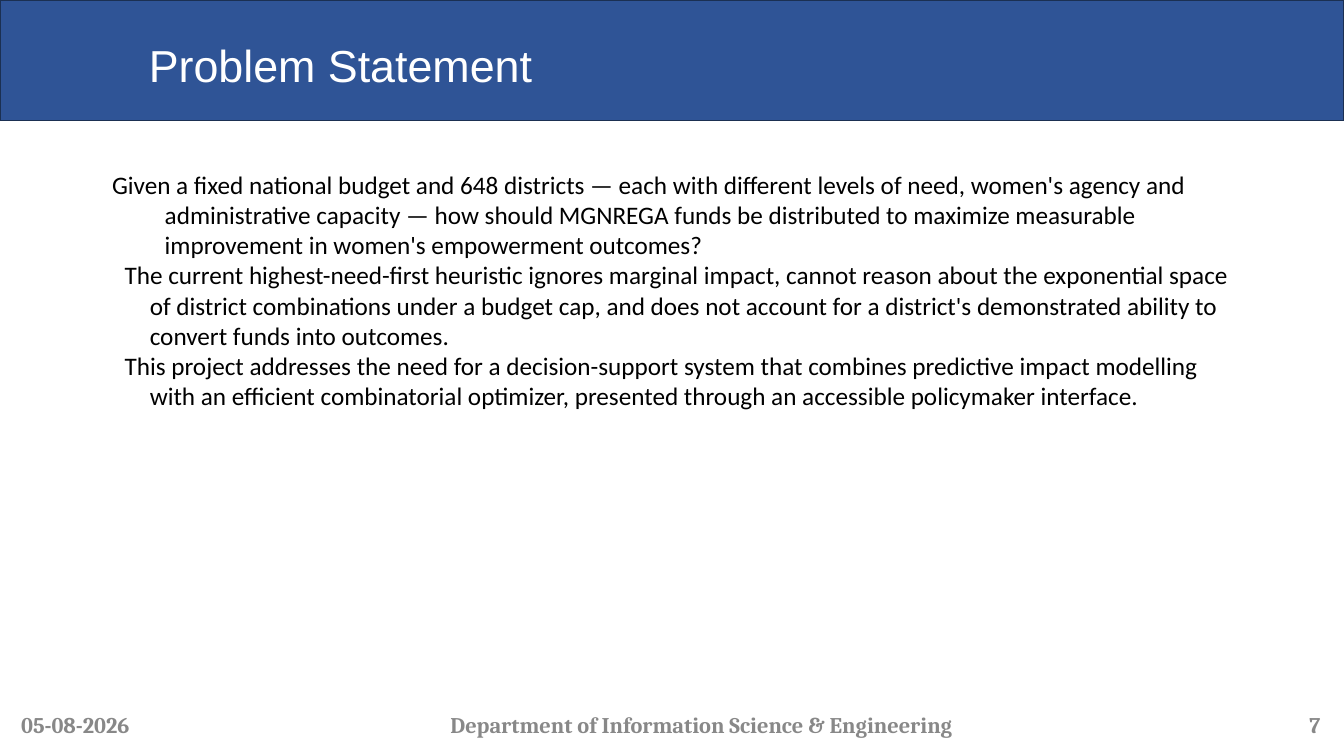
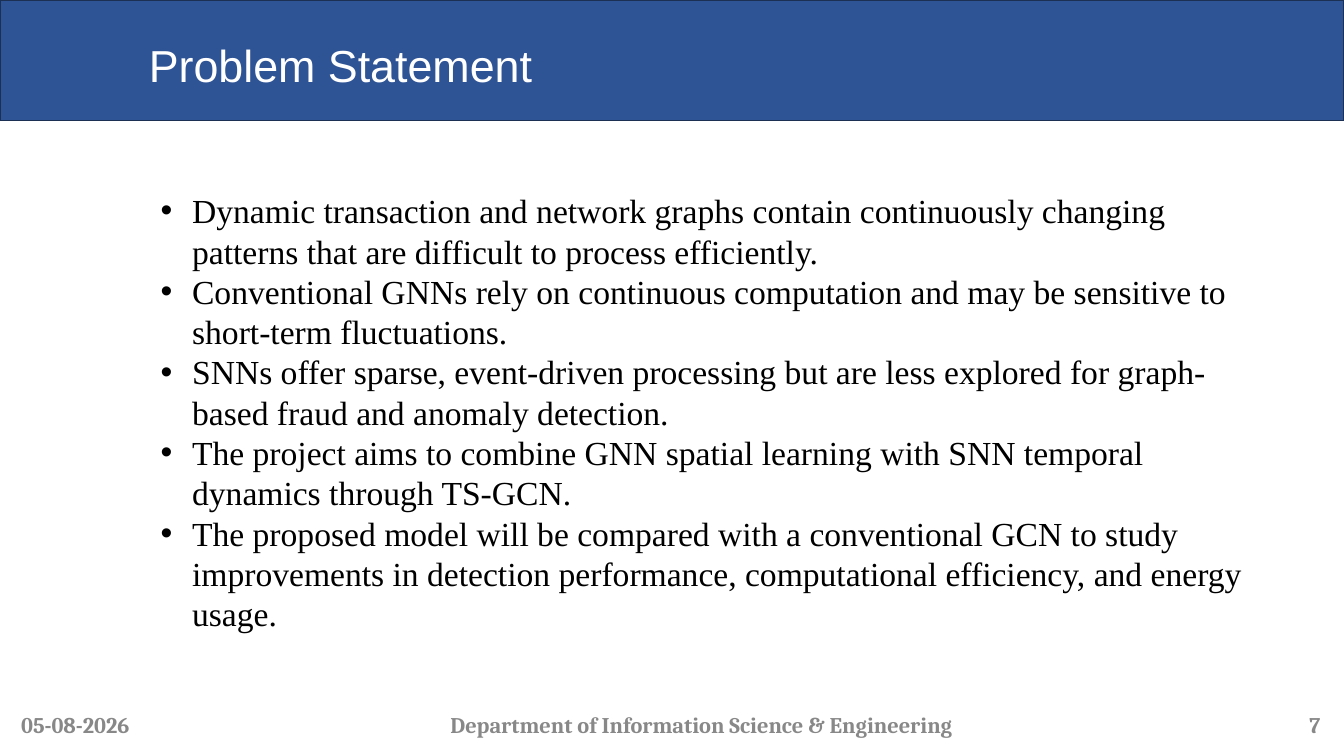
Before and after one commit to Dikshith-Manjunath/FS-Lab, a slide deck: slide 7 of A-08_TG-SNN.pptx. Drawn at 1344x756 pixels with LibreOffice and Linux fonts; fonts in the diff are those of the drawing; background and template pictures are left out. Boxes give left, top, right and bottom in pixels: in the first picture for what was removed or moved away, otherwise in the second. Text is boxed around its words. In the diff, an @@ line names an element or a change of style, - is before the commit and + after.

```diff
--- a/A-08_TG-SNN.pptx
+++ b/A-08_TG-SNN.pptx
@@ text removed at [112, 176, 1227, 410] @@
-Given a fixed national budget and 648 districts — each with different levels of need, women's agency and administrative capacity — how should MGNREGA funds be distributed to maximize measurable improvement in women's empowerment outcomes?
-The current highest-need-first heuristic ignores marginal impact, cannot reason about the exponential space of district combinations under a budget cap, and does not account for a district's demonstrated ability to convert funds into outcomes.
-This project addresses the need for a decision-support system that combines predictive impact modelling with an efficient combinatorial optimizer, presented through an accessible policymaker interface.
@@ text added at [192, 199, 1242, 633], 24 pt, text #000000 @@
+• Dynamic transaction and network graphs contain continuously changing patterns that are difficult to process efficiently.
+• Conventional GNNs rely on continuous computation and may be sensitive to short-term fluctuations.
+• SNNs offer sparse, event-driven processing but are less explored for graph-based fraud and anomaly detection.
+• The project aims to combine GNN spatial learning with SNN temporal dynamics through TS-GCN.
+• The proposed model will be compared with a conventional GCN to study improvements in detection performance, computational efficiency, and energy usage.
```
Also in this commit, not shown: 11 other slides changed, 1 other file.
